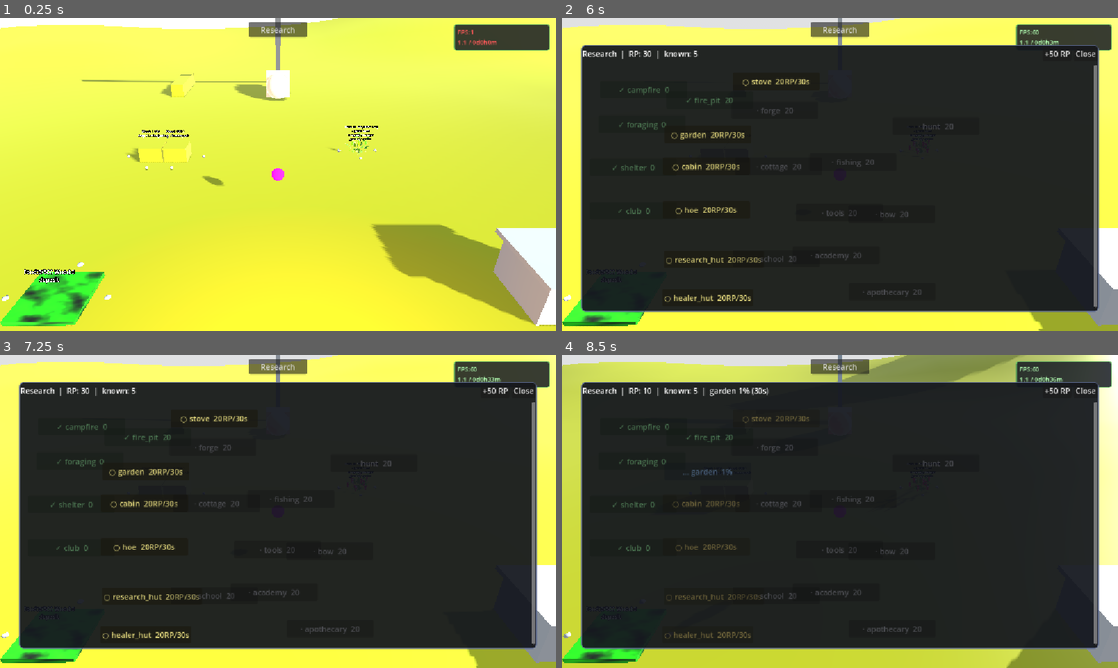
Above: before the commit, frames 1-4 (two rows, left to right).
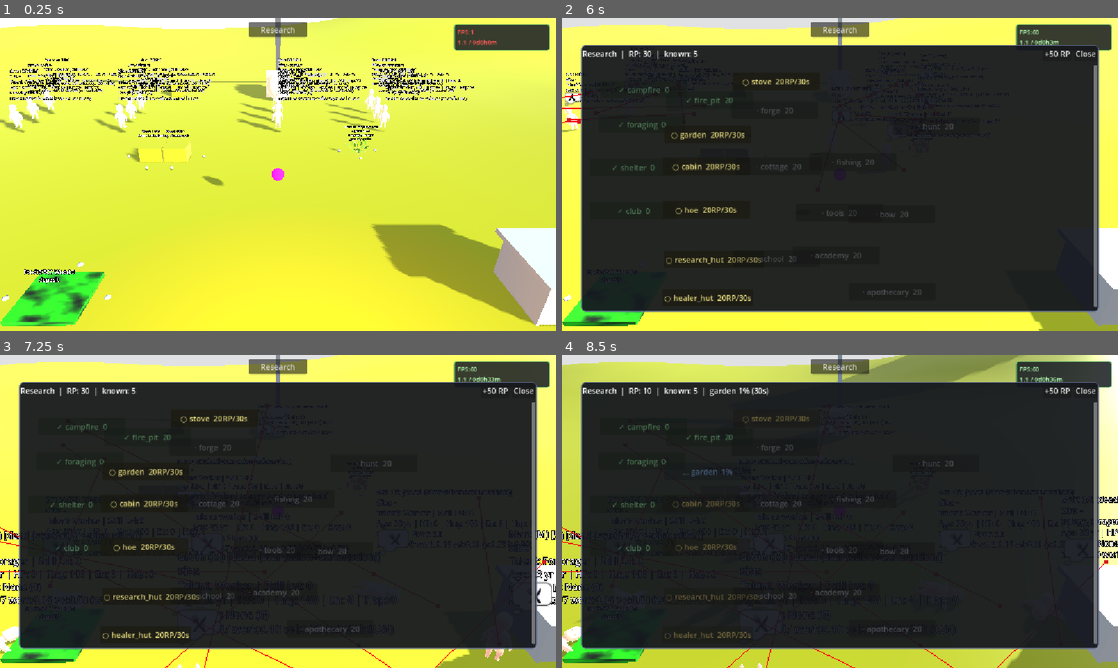
Above: after the commit, the same moments.

Repository: snowydad/Tribe
Game: Godot game, scene res://src/main/main.tscn
Same seed, same stepped clock (60 frames per second), same inputs: the game is played once before the commit and once after it. The project has no main scene, so this scene is started directly.
Inputs (mouse positions are in pixels of both pictures, inside the frame that each line leads up to):
- Up to frame 1 (0.25 s): no input
- Up to frame 2 (6 s): tap Enter at 0.5, 4.25 s; move the mouse to (962, 158) at 0.52 s; hold D 0.53-1.25 s; tap 0 at 0.6 s; click (962, 158) at 0.67 s; click "Research" at 1.25 s; click "+50 RP" at 2 s; click "○ fire_pit 20RP/30s" at 2.75 s; tap Space at 3.5 s; drag from (728, 190) to (812, 237) at 3.52 s; move the mouse to (895, 105) at 4.27 s; hold D 4.28-5 s; tap 2 at 4.35 s; drag from (812, 237) to (673, 127) at 5.02 s; move the mouse to (1006, 221) at 5.77 s; tap 4 at 5.85 s
- Up to frame 3 (7.25 s): drag from (111, 464) to (194, 433) at 6.52 s
- Up to frame 4 (8.5 s): move the mouse to (867, 511) at 7.27 s; tap 1 at 7.35 s; click (867, 511) at 7.42 s; click "○ garden 20RP/30s" at 8 s

The runs differ from the first frame. In frame 1, 4.7% of the frame differs, in the area x 0-86%, y 12-37%; in frame 2, 0.3%; in frame 3, 1.2%; in frame 4, 0.9%.

Commit message:
Char anim

Diff:
--- a/src/main/main.tscn
+++ b/src/main/main.tscn
@@ -100,155 +100,39 @@
 
 [node name="Character" parent="." unique_id=682575563 instance=ExtResource("2_ab7mr")]
 transform = Transform3D(-0.97678876, 0, -0.21420497, 0, 1, 0, 0.21420497, 0, -0.97678876, 0, 2.620082, 9.29436)
-visible = false
 
 [node name="Character2" parent="." unique_id=1713816478 instance=ExtResource("2_ab7mr")]
 transform = Transform3D(0.9987056, 0, -0.05086355, 0, 1, 0, 0.05086355, 0, 0.9987056, 6.6310062, 2.620082, 9.29436)
-visible = false
 
-[node name="Character3" parent="." unique_id=1157721677 instance=ExtResource("2_ab7mr")]
-transform = Transform3D(0.9987056, 0, -0.05086355, 0, 1, 0, 0.05086355, 0, 0.9987056, 9.491768, 2.620082, 9.29436)
-visible = false
+[node name="Character3" parent="." unique_id=1300424909 instance=ExtResource("2_ab7mr")]
+transform = Transform3D(-0.97678876, 0, -0.21420497, 0, 1, 0, 0.21420497, 0, -0.97678876, 0, 2.620082, 11.279545)
 
-[node name="Character4" parent="." unique_id=1439994891 instance=ExtResource("2_ab7mr")]
-transform = Transform3D(0.9987056, 0, -0.05086355, 0, 1, 0, 0.05086355, 0, 0.9987056, 9.491768, 2.620082, 22.519714)
-visible = false
+[node name="Character4" parent="." unique_id=1101064455 instance=ExtResource("2_ab7mr")]
+transform = Transform3D(0.9987056, 0, -0.05086355, 0, 1, 0, 0.05086355, 0, 0.9987056, 6.6310062, 2.620082, 11.279545)
 
-[node name="Character5" parent="." unique_id=311025156 instance=ExtResource("2_ab7mr")]
-transform = Transform3D(-0.97784, 0, -0.20935372, 0, 1, 0, 0.20935372, 0, -0.97784, -2.7363024, 2.620082, 22.519714)
-visible = false
+[node name="Character5" parent="." unique_id=349726223 instance=ExtResource("2_ab7mr")]
+transform = Transform3D(-0.97678876, 0, -0.21420497, 0, 1, 0, 0.21420497, 0, -0.97678876, 0, 2.620082, 13.103798)
 
-[node name="Character6" parent="." unique_id=232762373 instance=ExtResource("2_ab7mr")]
-transform = Transform3D(0.9987056, 0, -0.05086355, 0, 1, 0, 0.05086355, 0, 0.9987056, -8.3752165, 2.620082, 22.519714)
-visible = false
+[node name="Character6" parent="." unique_id=253810023 instance=ExtResource("2_ab7mr")]
+transform = Transform3D(0.9987056, 0, -0.05086355, 0, 1, 0, 0.05086355, 0, 0.9987056, 6.6310062, 2.620082, 13.103798)
 
-[node name="Character7" parent="." unique_id=1897133331 instance=ExtResource("2_ab7mr")]
-transform = Transform3D(0.9987056, 0, -0.05086355, 0, 1, 0, 0.05086355, 0, 0.9987056, -14.44508, 2.620082, 22.519714)
-visible = false
+[node name="Character7" parent="." unique_id=1496331074 instance=ExtResource("2_ab7mr")]
+transform = Transform3D(-0.97678876, 0, -0.21420497, 0, 1, 0, 0.21420497, 0, -0.97678876, -16.470055, 2.620082, 9.29436)
 
-[node name="Character8" parent="." unique_id=184532877 instance=ExtResource("2_ab7mr")]
-transform = Transform3D(0.9987056, 0, -0.05086355, 0, 1, 0, 0.05086355, 0, 0.9987056, -18.817572, 2.620082, 22.519714)
-visible = false
+[node name="Character8" parent="." unique_id=1982578984 instance=ExtResource("2_ab7mr")]
+transform = Transform3D(0.9987056, 0, -0.05086355, 0, 1, 0, 0.05086355, 0, 0.9987056, -9.839048, 2.620082, 9.29436)
 
-[node name="Character9" parent="." unique_id=897492059 instance=ExtResource("2_ab7mr")]
-transform = Transform3D(0.9987056, 0, -0.05086355, 0, 1, 0, 0.05086355, 0, 0.9987056, -21.533413, 2.620082, 22.519714)
-visible = false
+[node name="Character9" parent="." unique_id=1122800414 instance=ExtResource("2_ab7mr")]
+transform = Transform3D(-0.97678876, 0, -0.21420497, 0, 1, 0, 0.21420497, 0, -0.97678876, -16.470055, 2.620082, 11.279545)
 
-[node name="Character10" parent="." unique_id=628868737 instance=ExtResource("2_ab7mr")]
-transform = Transform3D(0.9987056, 0, -0.05086355, 0, 1, 0, 0.05086355, 0, 0.9987056, -24.778156, 2.620082, 22.519714)
-visible = false
+[node name="Character10" parent="." unique_id=1872807927 instance=ExtResource("2_ab7mr")]
+transform = Transform3D(0.9987056, 0, -0.05086355, 0, 1, 0, 0.05086355, 0, 0.9987056, -9.839048, 2.620082, 11.279545)
 
-[node name="Character11" parent="." unique_id=778703667 instance=ExtResource("2_ab7mr")]
-transform = Transform3D(0.9987056, 0, -0.05086355, 0, 1, 0, 0.05086355, 0, 0.9987056, -26.94731, 2.620082, 22.519714)
-visible = false
+[node name="Character11" parent="." unique_id=1710013266 instance=ExtResource("2_ab7mr")]
+transform = Transform3D(-0.97678876, 0, -0.21420497, 0, 1, 0, 0.21420497, 0, -0.97678876, -16.470055, 2.620082, 13.103798)
 
-[node name="Character12" parent="." unique_id=27284212 instance=ExtResource("2_ab7mr")]
-transform = Transform3D(0.9987056, 0, -0.05086355, 0, 1, 0, 0.05086355, 0, 0.9987056, -29.886372, 2.620082, 22.519714)
-visible = false
-
-[node name="Character13" parent="." unique_id=1582621897 instance=ExtResource("2_ab7mr")]
-transform = Transform3D(0.9987056, 0, -0.05086355, 0, 1, 0, 0.05086355, 0, 0.9987056, -32.69345, 2.620082, 22.519714)
-visible = false
-
-[node name="Character14" parent="." unique_id=1235025593 instance=ExtResource("2_ab7mr")]
-transform = Transform3D(0.9987056, 0, -0.05086355, 0, 1, 0, 0.05086355, 0, 0.9987056, -35.602776, 2.620082, 22.519714)
-visible = false
-
-[node name="Character15" parent="." unique_id=1737754914 instance=ExtResource("2_ab7mr")]
-transform = Transform3D(0.9987056, 0, -0.05086355, 0, 1, 0, 0.05086355, 0, 0.9987056, -37.520016, 2.620082, 22.519714)
-visible = false
-
-[node name="Character16" parent="." unique_id=804480454 instance=ExtResource("2_ab7mr")]
-transform = Transform3D(0.9987056, 0, -0.05086355, 0, 1, 0, 0.05086355, 0, 0.9987056, -39.468838, 2.620082, 22.519714)
-visible = false
-
-[node name="Character17" parent="." unique_id=511083492 instance=ExtResource("2_ab7mr")]
-transform = Transform3D(0.9987056, 0, -0.05086355, 0, 1, 0, 0.05086355, 0, 0.9987056, -42.249386, 2.620082, 22.519714)
-visible = false
-
-[node name="Character18" parent="." unique_id=1013378007 instance=ExtResource("2_ab7mr")]
-transform = Transform3D(0.9987056, 0, -0.05086355, 0, 1, 0, 0.05086355, 0, 0.9987056, -42.249386, 2.620082, 22.519714)
-visible = false
-
-[node name="Character19" parent="." unique_id=299664936 instance=ExtResource("2_ab7mr")]
-transform = Transform3D(1, 0, 0, 0, 1, 0, 0, 0, 1, -17.543312, 3.9720697, 4.6739616)
-visible = false
-
-[node name="Character20" parent="." unique_id=592117722 instance=ExtResource("2_ab7mr")]
-transform = Transform3D(1, 0, 0, 0, 1, 0, 0, 0, 1, -23.463665, 4.0612993, 6.540674)
-visible = false
-
-[node name="Character21" parent="." unique_id=2065735066 instance=ExtResource("2_ab7mr")]
-transform = Transform3D(1, 0, 0, 0, 1, 0, 0, 0, 1, -49.92572, 2.1406126, 21.991022)
-visible = false
-
-[node name="Character22" parent="." unique_id=1006798433 instance=ExtResource("2_ab7mr")]
-transform = Transform3D(1, 0, 0, 0, 0.99712896, -0.07572222, 0, 0.07572222, 0.99712896, -52.022224, 2.6233473, 24.012354)
-visible = false
-
-[node name="Character23" parent="." unique_id=95264035 instance=ExtResource("2_ab7mr")]
-transform = Transform3D(1, 0, 0, 0, 1, 0, 0, 0, 1, -52.116447, 5.0376453, 25.876818)
-visible = false
-
-[node name="Character24" parent="." unique_id=1296546657 instance=ExtResource("2_ab7mr")]
-transform = Transform3D(1, 0, 0, 0, 1, 0, 0, 0, 1, -44.99685, 6.782195, 25.876818)
-visible = false
-
-[node name="Character25" parent="." unique_id=782828564 instance=ExtResource("2_ab7mr")]
-transform = Transform3D(1, 0, 0, 0, 1, 0, 0, 0, 1, -41.14457, 3.7648926, 25.876818)
-visible = false
-
-[node name="Character26" parent="." unique_id=124969272 instance=ExtResource("2_ab7mr")]
-transform = Transform3D(0.9987056, 0, -0.05086355, 0, 1, 0, 0.05086355, 0, 0.9987056, -43.8952, 2.620082, 22.519714)
-visible = false
-
-[node name="Character27" parent="." unique_id=726708607 instance=ExtResource("2_ab7mr")]
-transform = Transform3D(0.9987056, 0, -0.05086355, 0, 1, 0, 0.05086355, 0, 0.9987056, -45.618027, 2.620082, 22.519714)
-visible = false
-
-[node name="Character28" parent="." unique_id=1355789367 instance=ExtResource("2_ab7mr")]
-transform = Transform3D(0.9987056, 0, -0.05086355, 0, 1, 0, 0.05086355, 0, 0.9987056, -46.851997, 2.620082, 22.519714)
-visible = false
-
-[node name="Character29" parent="." unique_id=393916439 instance=ExtResource("2_ab7mr")]
-transform = Transform3D(0.9987056, 0, -0.05086355, 0, 1, 0, 0.05086355, 0, 0.9987056, -47.91229, 2.620082, 22.519714)
-visible = false
-
-[node name="Character30" parent="." unique_id=1659796662 instance=ExtResource("2_ab7mr")]
-transform = Transform3D(0.9987056, 0, -0.05086355, 0, 1, 0, 0.05086355, 0, 0.9987056, -49.13773, 2.620082, 22.519714)
-visible = false
-
-[node name="Character31" parent="." unique_id=789262552 instance=ExtResource("2_ab7mr")]
-transform = Transform3D(1, 0, 0, 0, 1, 0, 0, 0, 1, -52.116447, 5.0376453, 32.80294)
-visible = false
-
-[node name="Character32" parent="." unique_id=529516905 instance=ExtResource("2_ab7mr")]
-transform = Transform3D(1, 0, 0, 0, 1, 0, 0, 0, 1, -44.99685, 6.782195, 32.80294)
-visible = false
-
-[node name="Character33" parent="." unique_id=1581942026 instance=ExtResource("2_ab7mr")]
-transform = Transform3D(1, 0, 0, 0, 1, 0, 0, 0, 1, -41.14457, 3.7648926, 32.80294)
-visible = false
-
-[node name="Character34" parent="." unique_id=547974231 instance=ExtResource("2_ab7mr")]
-transform = Transform3D(0.9987056, 0, -0.05086355, 0, 1, 0, 0.05086355, 0, 0.9987056, -43.8952, 2.620082, 29.445835)
-visible = false
-
-[node name="Character35" parent="." unique_id=2005595116 instance=ExtResource("2_ab7mr")]
-transform = Transform3D(0.9987056, 0, -0.05086355, 0, 1, 0, 0.05086355, 0, 0.9987056, -45.618027, 2.620082, 29.445835)
-visible = false
-
-[node name="Character36" parent="." unique_id=580187829 instance=ExtResource("2_ab7mr")]
-transform = Transform3D(0.9987056, 0, -0.05086355, 0, 1, 0, 0.05086355, 0, 0.9987056, -46.851997, 2.620082, 29.445835)
-visible = false
-
-[node name="Character37" parent="." unique_id=23861648 instance=ExtResource("2_ab7mr")]
-transform = Transform3D(0.9987056, 0, -0.05086355, 0, 1, 0, 0.05086355, 0, 0.9987056, -47.91229, 2.620082, 29.445835)
-visible = false
-
-[node name="Character38" parent="." unique_id=556586724 instance=ExtResource("2_ab7mr")]
-transform = Transform3D(0.9987056, 0, -0.05086355, 0, 1, 0, 0.05086355, 0, 0.9987056, -49.13773, 2.620082, 29.445835)
-visible = false
+[node name="Character12" parent="." unique_id=430504891 instance=ExtResource("2_ab7mr")]
+transform = Transform3D(0.9987056, 0, -0.05086355, 0, 1, 0, 0.05086355, 0, 0.9987056, -9.839048, 2.620082, 13.103798)
 
 [node name="DevBox" type="CSGBox3D" parent="." unique_id=1420518224]
 transform = Transform3D(1, 0, 0, 0, 1, 0, 0, 0, 1, 0, 2.1304998, 3.8581338)
Binary file changed: assets/models/characters/male_00.glb
